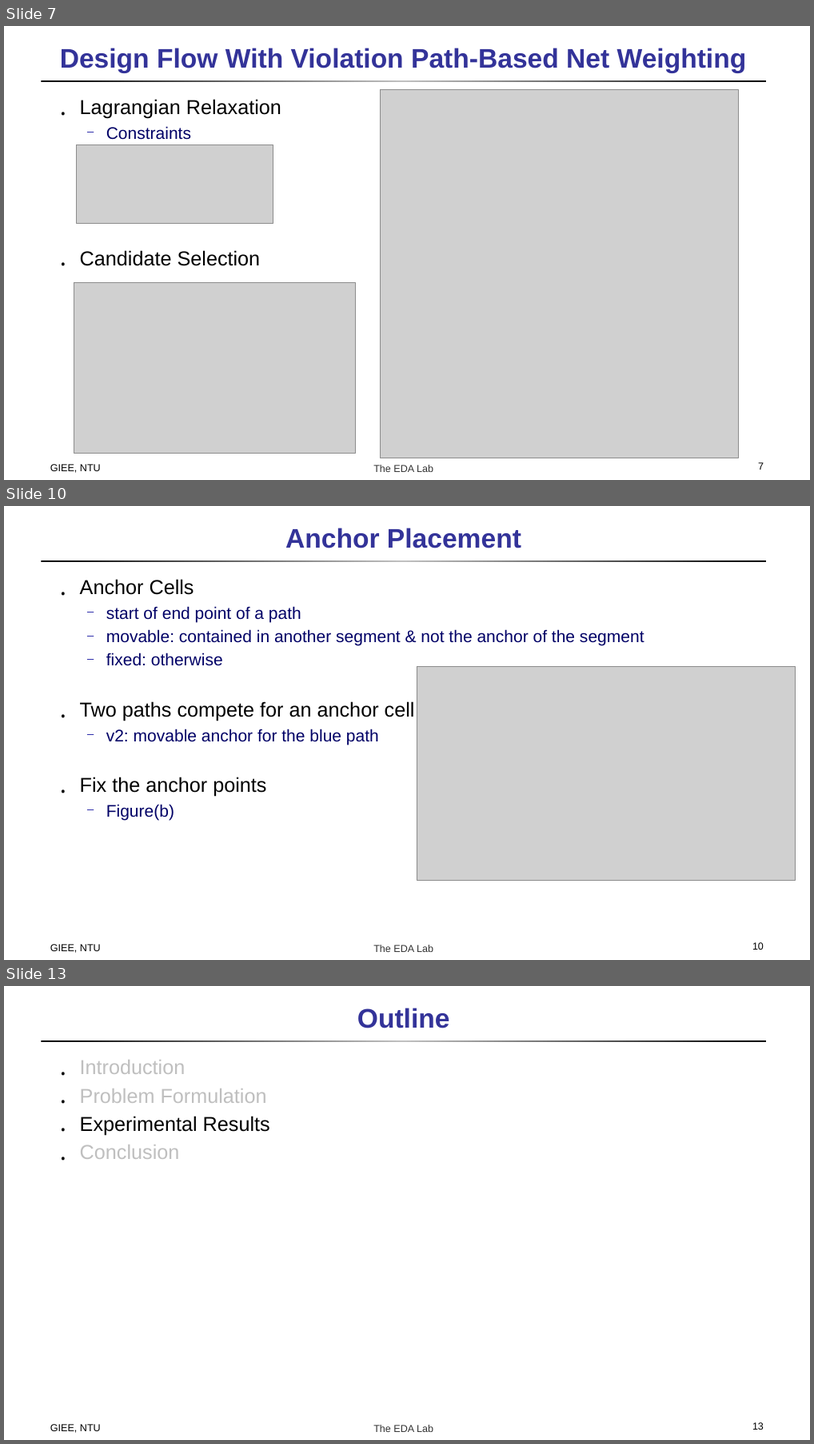
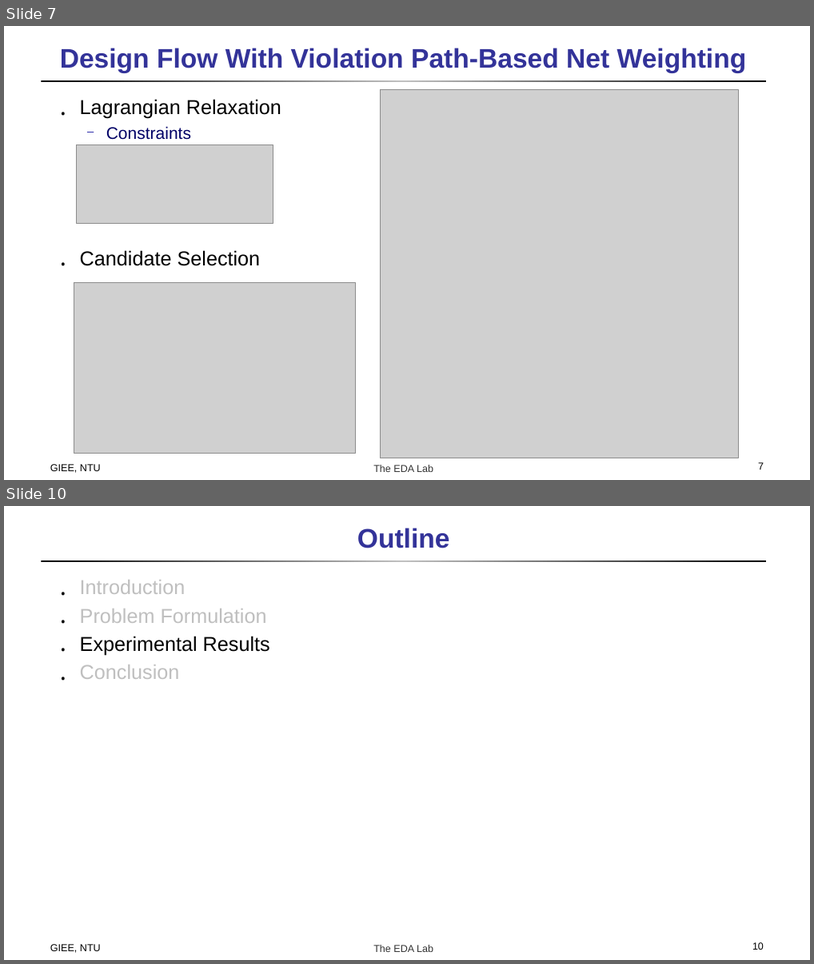
Before and after one commit to doctry/paper, a slide deck: incremental placement routing/Incremental Timing-Driven Placement With Approximated Signoff Wire Delay and Regression-Based Cell Delay.pptx. Shown one above the other, each under a label of ours: slides 7, 10 and 13 before the commit, slides 7 and 10 after it; the slides between them are not shown. The pictures are 814x1444 and 814x964 pixels, drawn with LibreOffice and Linux fonts; fonts in the diff are those of the drawing; grey boxes stand for pictures. Boxes give left, top, right and bottom in pixels: in the first picture for what was removed or moved away, otherwise in the second. Text is boxed around its words. In the diff, an @@ line names an element or a change of style, - is before the commit and + after.

```diff
--- a/incremental placement routing/Incremental Timing-Driven Placement With Approximated Signoff Wire Delay and Regression-Based Cell Delay.pptx
+++ b/incremental placement routing/Incremental Timing-Driven Placement With Approximated Signoff Wire Delay and Regression-Based Cell Delay.pptx
@@ slide 10 removed at (x1=4, y1=506, x2=810, y2=960), background #FFFFFF; not listed: 2 template elements that a slide beside it also shows @@
@@ title removed at (x1=286, y1=528, x2=522, y2=548) @@
-Anchor Placement
@@ text removed at (x1=80, y1=579, x2=645, y2=820) @@
-․ Anchor Cells
-  ─ start of end point of a path
-  ─ movable: contained in another segment & not the anchor of the segment
-  ─ fixed: otherwise
-․ Two paths compete for an anchor cell
-  ─ v2: movable anchor for the blue path
-․ Fix the anchor points
-  ─ Figure(b)
@@ picture removed at (x1=417, y1=666, x2=796, y2=880) @@
@@ text removed at (x1=50, y1=944, x2=101, y2=952) @@
-GIEE, NTU
@@ page number removed at (x1=753, y1=942, x2=764, y2=949) @@
-10
@@ what was slide 13 is now slide 10 @@
@@ page number at (x1=753, y1=942, x2=764, y2=949): text changed @@
-13
+10
```
Also in this commit, not shown: 4 slides changed, 2 slides added, 2 other slides removed.
